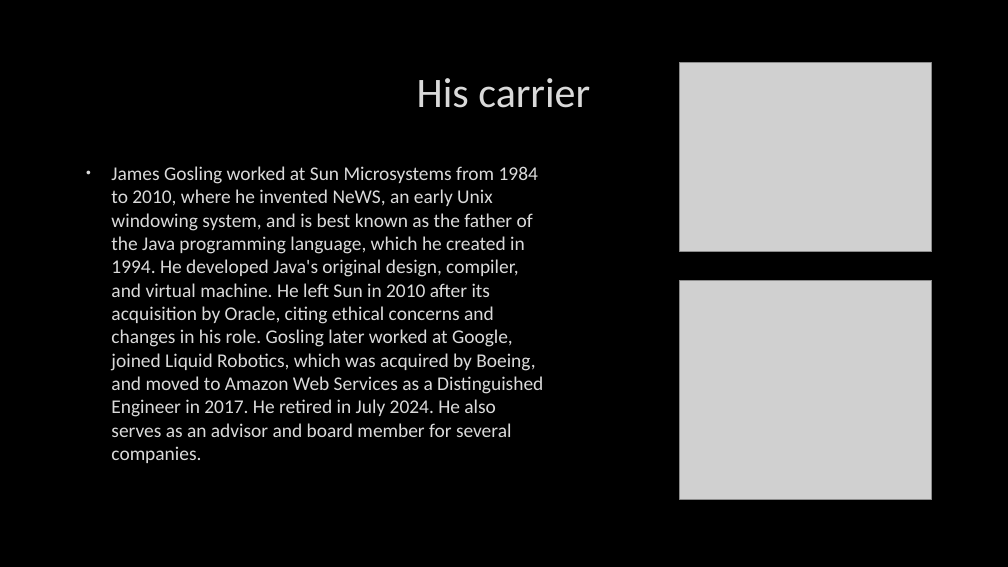
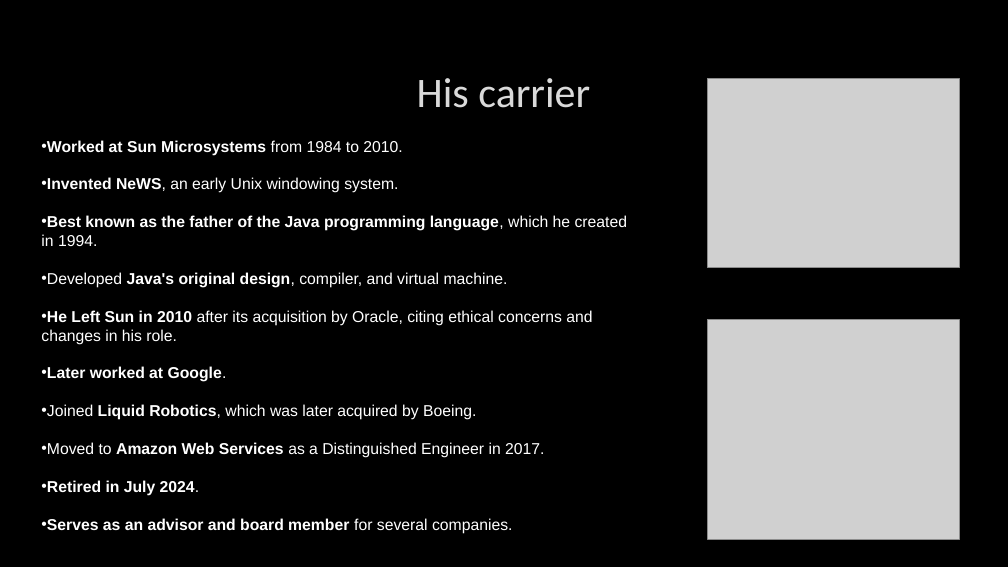
Before and after one commit to HegePapa06/szakmaiangol, a slide deck: slide 3 of James Gosling.pptx. Drawn at 1008x567 pixels with LibreOffice and Linux fonts; fonts in the diff are those of the drawing; grey boxes stand for pictures; background and template pictures are left out. Boxes give left, top, right and bottom in pixels: in the first picture for what was removed or moved away, otherwise in the second. Text is boxed around its words. In the diff, an @@ line names an element or a change of style, - is before the commit and + after.

```diff
--- a/James Gosling.pptx
+++ b/James Gosling.pptx
@@ picture: place and size @@
-picture at (680, 63, 932, 252)
+picture at (708, 79, 960, 268)
@@ text "Worked at Sun Microsystems from ..." at (41, 140, 627, 534): vertical alignment top to middle @@
@@ text at (41, 140, 627, 534): text changed; size 18.5 to 15 pt; font Calibri to Arial; text colour #DADADA to #FFFFFF @@
-• James Gosling worked at Sun Microsystems from 1984 to 2010, where he invented NeWS, an early Unix windowing system, and is best known as the father of the Java programming language, which he created in 1994. He developed Java's original design, compiler, and virtual machine. He left Sun in 2010 after its acquisition by Oracle, citing ethical concerns and changes in his role. Gosling later worked at Google, joined Liquid Robotics, which was acquired by Boeing, and moved to Amazon Web Services as a Distinguished Engineer in 2017. He retired in July 2024. He also serves as an advisor and board member for several companies.
+• Worked at Sun Microsystems from 1984 to 2010.
+• Invented NeWS, an early Unix windowing system.
+• Best known as the father of the Java programming language, which he created in 1994.
+• Developed Java's original design, compiler, and virtual machine.
+• He Left Sun in 2010 after its acquisition by Oracle, citing ethical concerns and changes in his role.
+• Later worked at Google.
+• Joined Liquid Robotics, which was later acquired by Boeing.
+• Moved to Amazon Web Services as a Distinguished Engineer in 2017.
+• Retired in July 2024.
+• Serves as an advisor and board member for several companies.
@@ picture: place and size @@
-picture at (680, 281, 932, 500)
+picture at (708, 320, 960, 539)
```
Also in this commit, not shown: 4 other slides changed, 1 other file.
